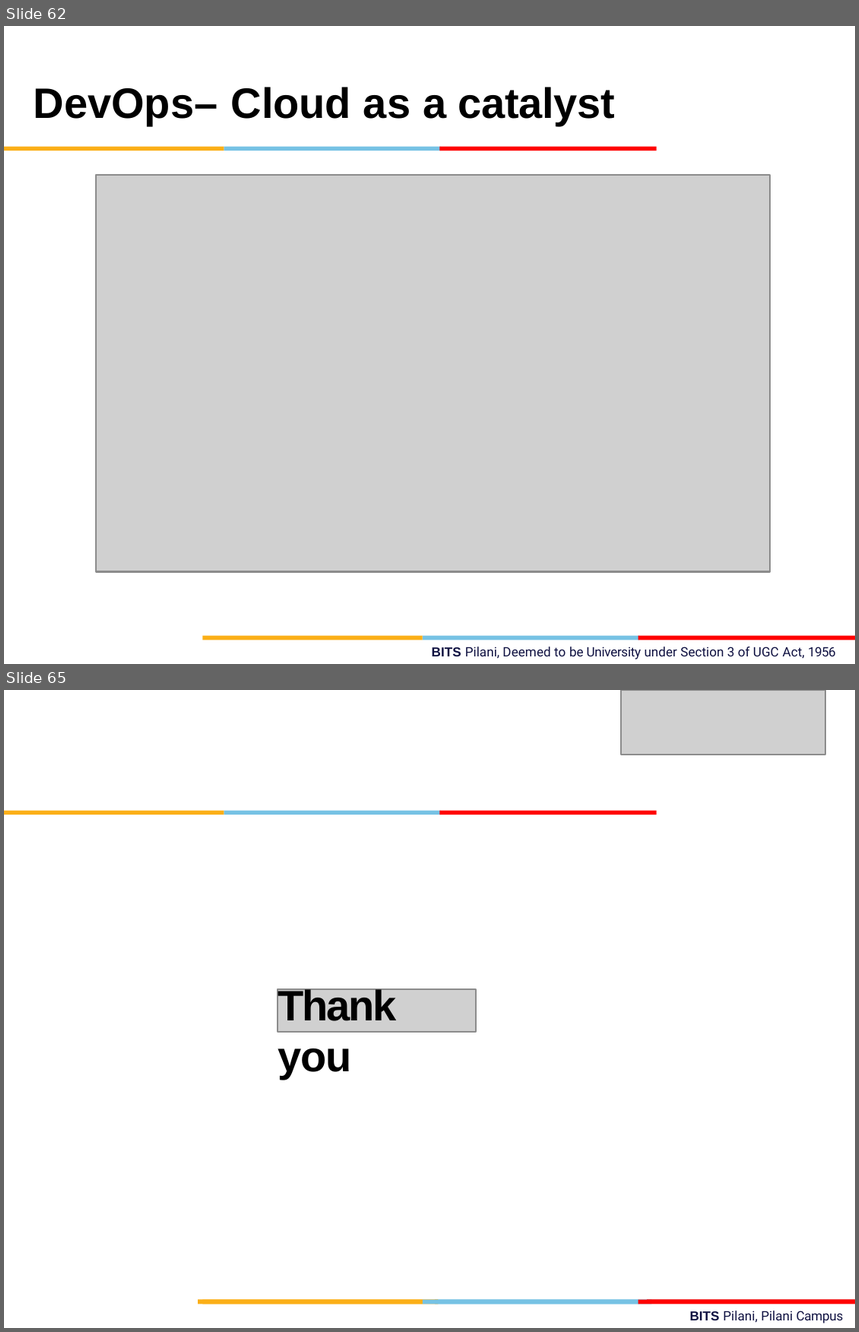
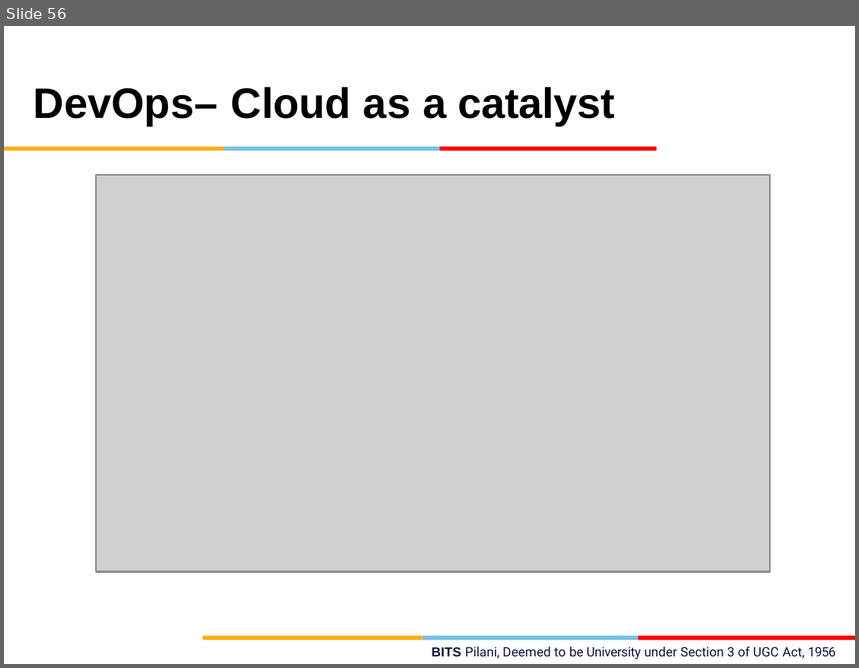
Before and after one commit to AbidKhan01ak/Mtech-7th-Sem, a slide deck: Devops/Session 4 Intro to Devops - People Process Cloud( Bits Slides).pptx. Shown one above the other, each under a label of ours: slides 62 and 65 before the commit, slide 56 after it; the slides between them are not shown. The pictures are 859x1332 and 859x668 pixels, drawn with LibreOffice and Linux fonts; fonts in the diff are those of the drawing; grey boxes stand for pictures; background and template pictures are left out. Boxes give left, top, right and bottom in pixels: in the first picture for what was removed or moved away, otherwise in the second. Text is boxed around its words. In the diff, an @@ line names an element or a change of style, - is before the commit and + after.

```diff
--- a/Devops/Session 4 Intro to Devops - People Process Cloud( Bits Slides).pptx
+++ b/Devops/Session 4 Intro to Devops - People Process Cloud( Bits Slides).pptx
@@ slide 65 removed at (4,690,855,1328), background #FFFFFF @@
@@ picture removed at (620,690,825,755) @@
@@ freeform shape removed at (4,811,224,816) @@
@@ freeform shape removed at (224,811,439,816) @@
@@ freeform shape removed at (439,811,656,816) @@
@@ text removed at (278,987,396,1079) @@
-Thank you
@@ picture removed at (278,989,475,1032) @@
@@ group removed at (198,1300,855,1305): 6 freeform shapes @@
@@ text removed at (690,1311,844,1324) @@
-BITS Pilani, Pilani Campus
@@ what was slide 62 is now slide 56 @@
```
Also in this commit, not shown: 7 other slides removed, 11 other files.
